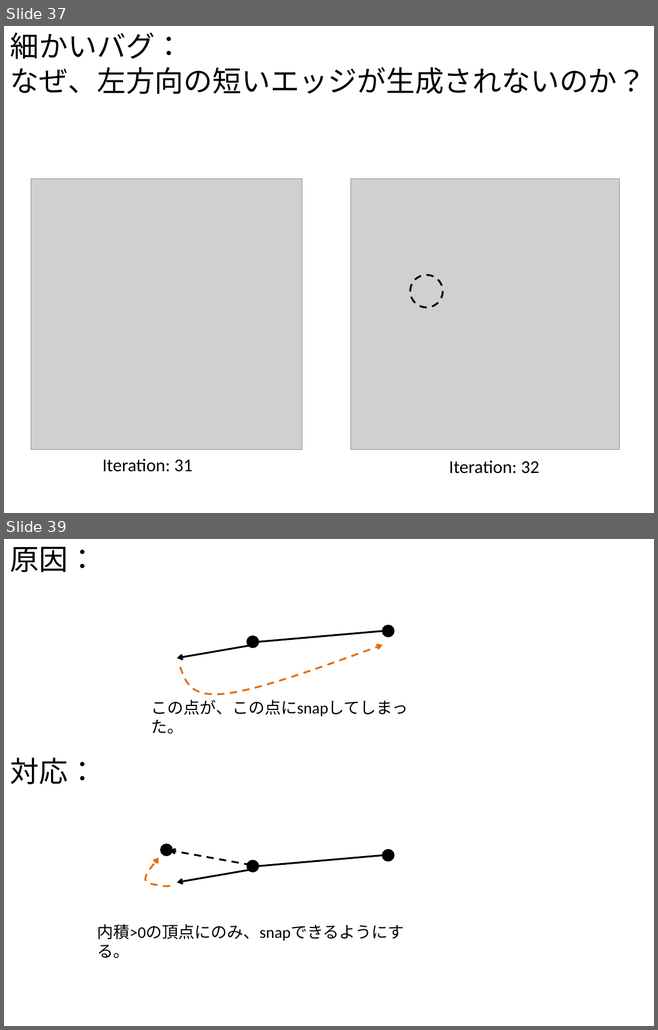
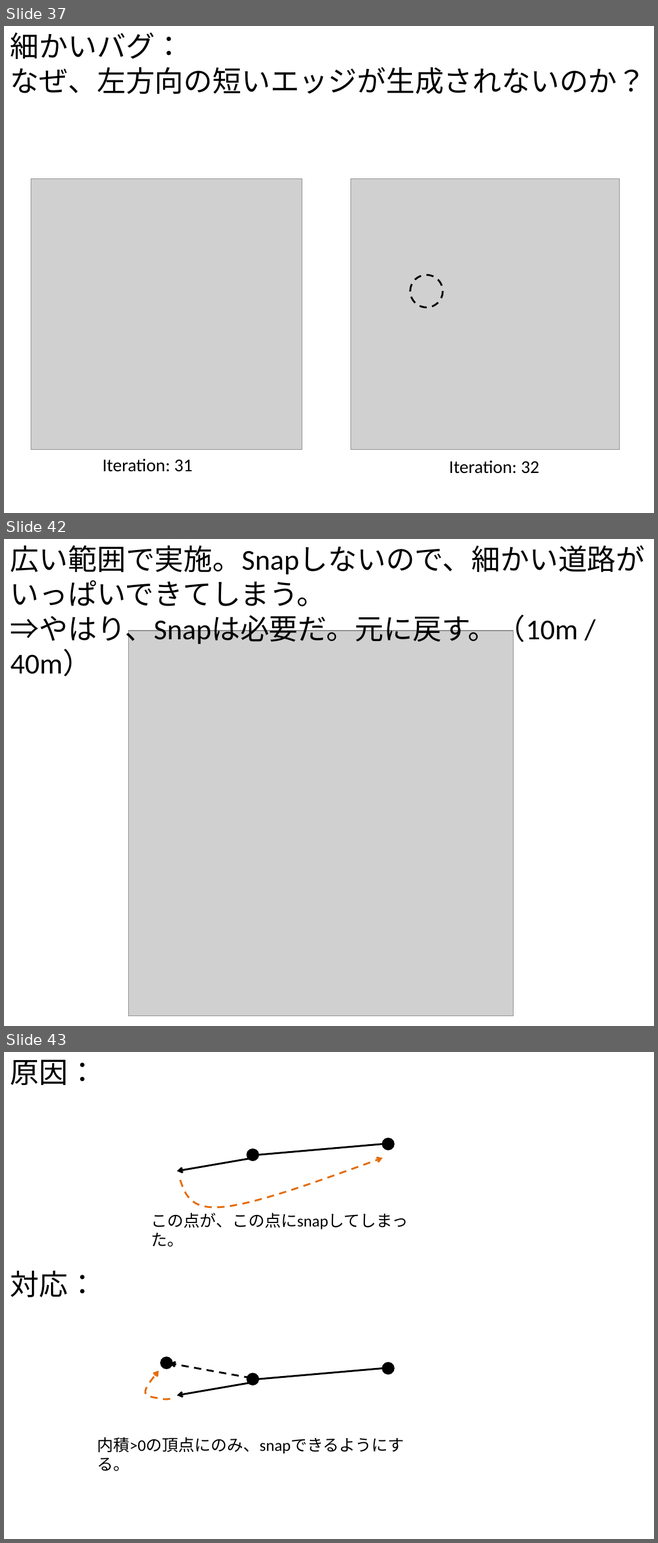
Before and after one commit to gnishida/RoadDesigner, a slide deck: RoadDesigner.pptx. Shown one above the other, each under a label of ours: slides 37 and 39 before the commit, slides 37, 42 and 43 after it; the slides between them are not shown. The pictures are 658x1030 and 658x1543 pixels, drawn with LibreOffice and Linux fonts; fonts in the diff are those of the drawing; grey boxes stand for pictures. Boxes give left, top, right and bottom in pixels: in the first picture for what was removed or moved away, otherwise in the second. Text is boxed around its words. In the diff, an @@ line names an element or a change of style, - is before the commit and + after.

```diff
--- a/RoadDesigner.pptx
+++ b/RoadDesigner.pptx
@@ slide 42 added at bbox=[4, 539, 654, 1026], background #FFFFFF @@
@@ text added at bbox=[10, 545, 644, 646], 32 pt, text #000000 @@
+広い範囲で実施。Snapしないので、細かい道路がいっぱいできてしまう。
+⇒やはり、Snapは必要だ。元に戻す。（10m / 40m）
@@ picture added at bbox=[129, 631, 513, 1016] @@
@@ what was slide 39 is now slide 43 @@
```
Also in this commit, not shown: 2 slides changed, 3 other slides added, 2 other files.
